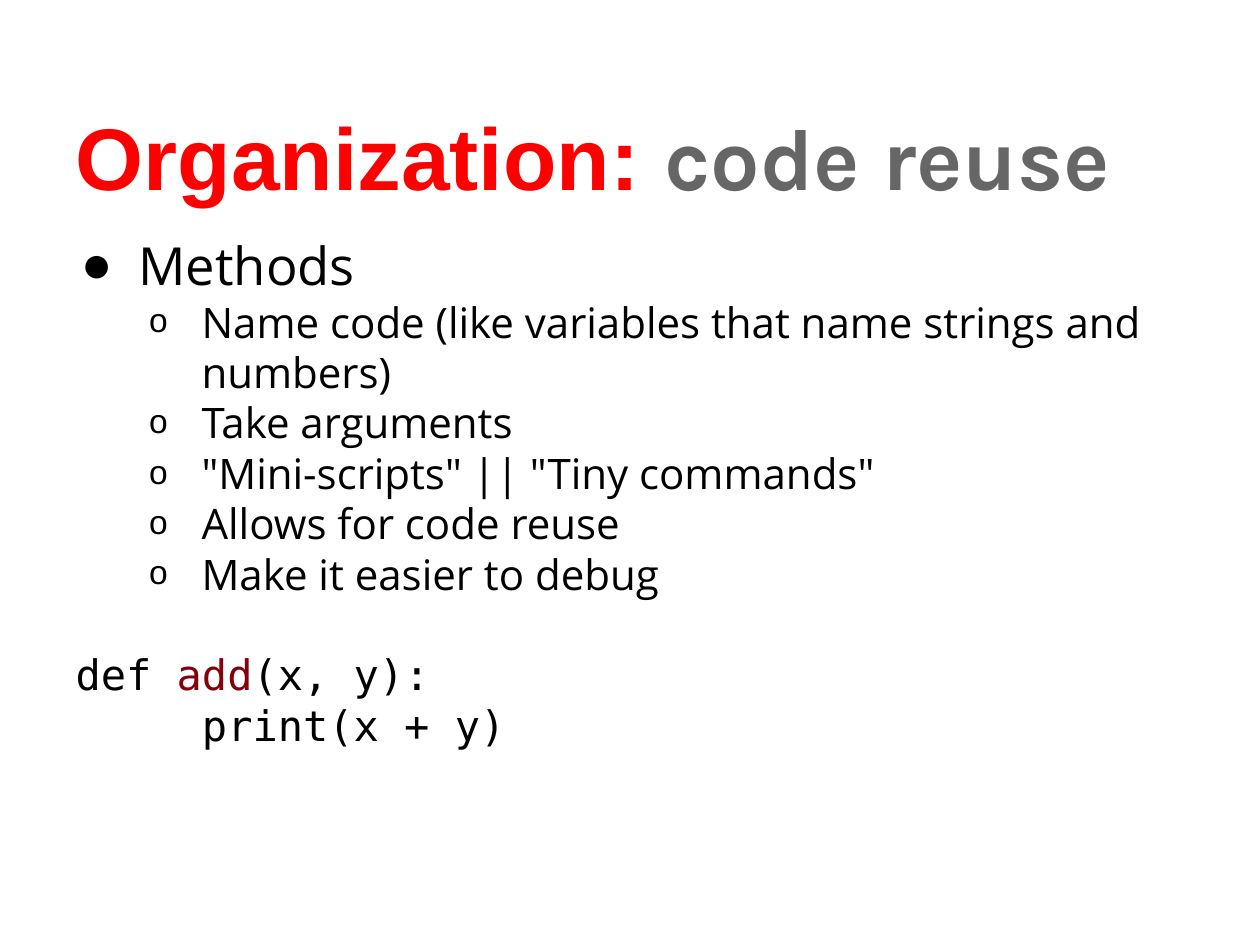
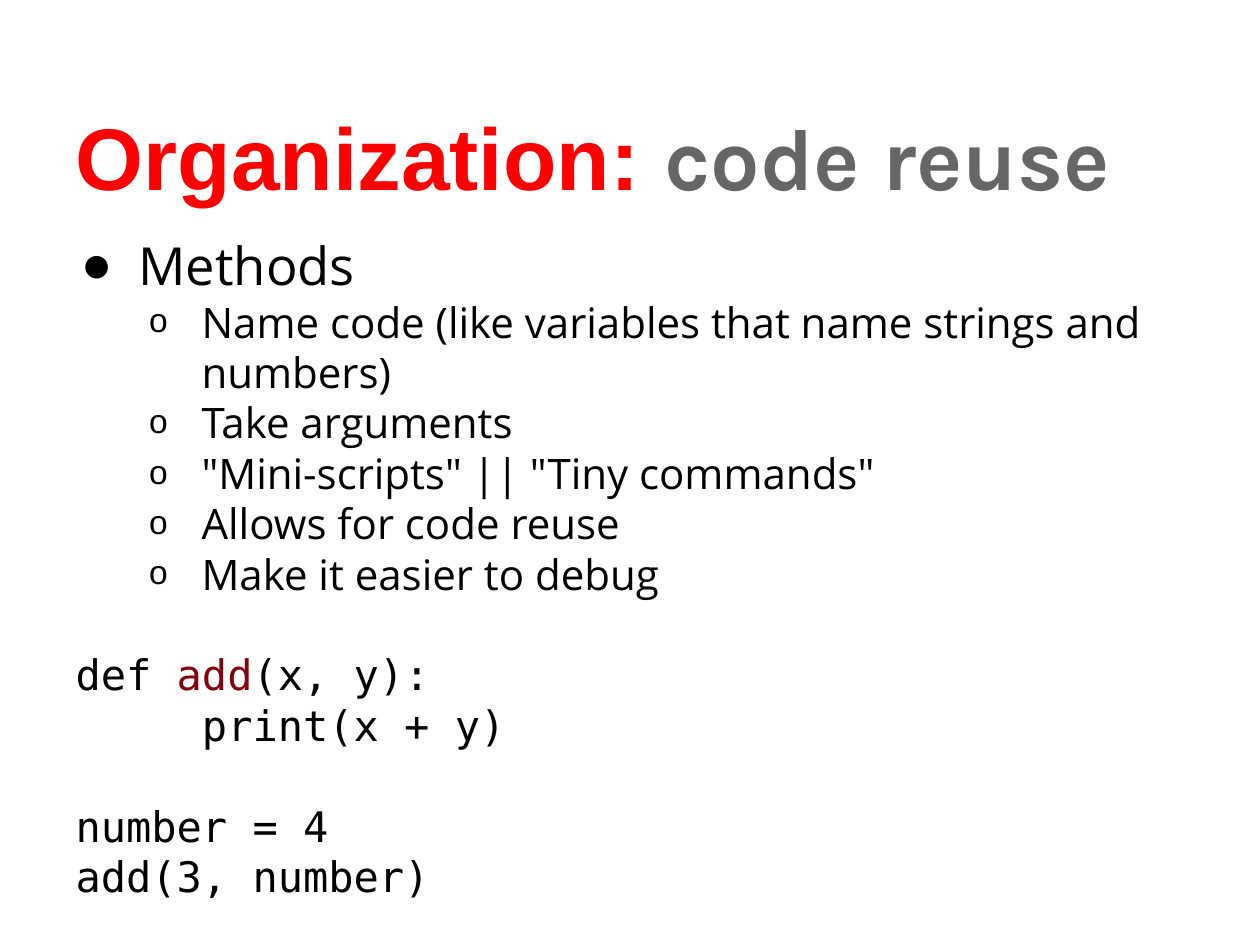
Before and after one commit to humanitiesprogramming/slides, a slide deck: slide 34 of 2017/python/Python Programming Concepts II.pptx. Drawn at 1260x945 pixels with LibreOffice and Linux fonts; fonts in the diff are those of the drawing. Boxes give left, top, right and bottom in pixels: in the first picture for what was removed or moved away, otherwise in the second. Text is boxed around its words. In the diff, an @@ line names an element or a change of style, - is before the commit and + after.

```diff
--- a/2017/python/Python Programming Concepts II.pptx
+++ b/2017/python/Python Programming Concepts II.pptx
@@ text at <box>76,810,430,898</box>: paragraphs added @@
+number = 4
+add(3, number)
```
Also in this commit, not shown: 6 other slides changed, 2 other files.
